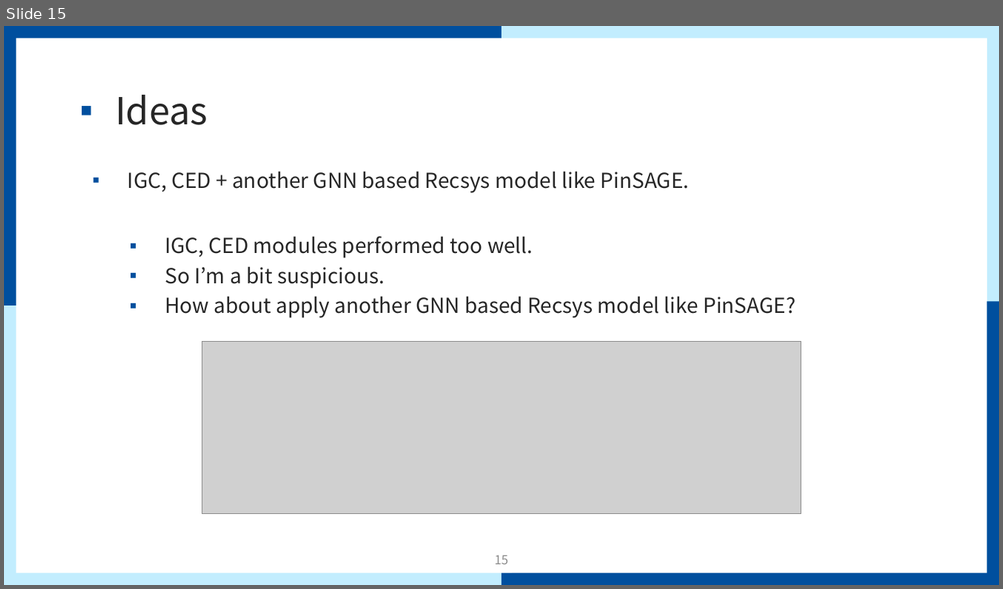
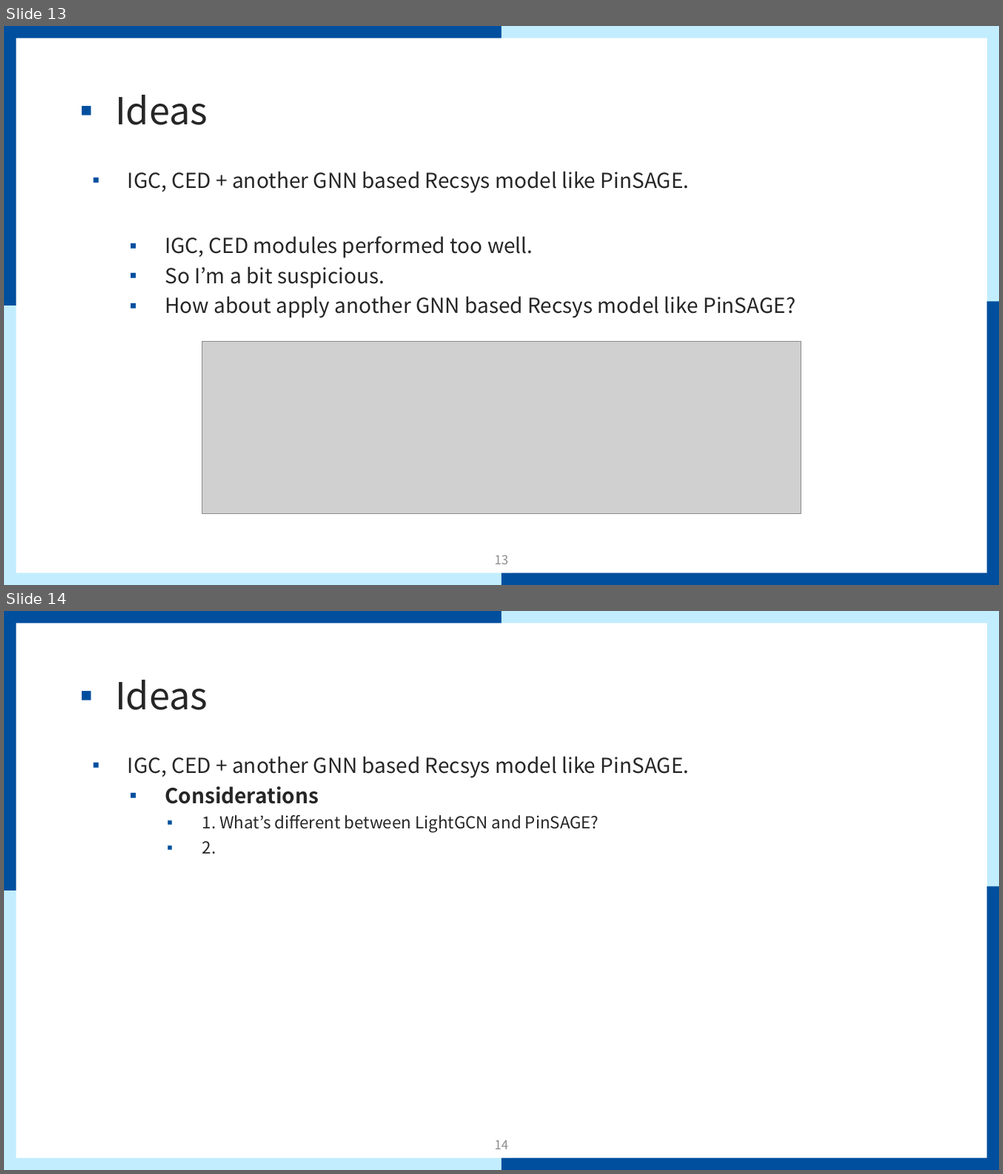
Before and after one commit to mmvv11/GraduateStudies, a slide deck: papers/papersForKCC/논문 관련 조사 및 아이디어.pptx. Shown one above the other, each under a label of ours: slide 15 before the commit, slides 13 and 14 after it. The pictures are 1003x589 and 1003x1174 pixels, drawn with LibreOffice and Linux fonts; fonts in the diff are those of the drawing; grey boxes stand for pictures; background and template pictures are left out. Boxes give left, top, right and bottom in pixels: in the first picture for what was removed or moved away, otherwise in the second. Text is boxed around its words. In the diff, an @@ line names an element or a change of style, - is before the commit and + after.

```diff
--- a/papers/papersForKCC/논문 관련 조사 및 아이디어.pptx
+++ b/papers/papersForKCC/논문 관련 조사 및 아이디어.pptx
@@ slide 14 added at [4,611,999,1170], background #FFFFFF; not listed: 9 template elements that a slide beside it also shows @@
@@ title added at [115,680,208,710], 36 pt, text #262626 @@
+▪ Ideas
@@ text added at [128,756,689,854], 20 pt, text #262626 @@
+▪ IGC, CED + another GNN based Recsys model like PinSAGE.
+  ▪ Considerations
+    ▪ 1. What’s different between LightGCN and PinSAGE?
+    ▪ 2.
@@ page number added at [495,1141,509,1150], 12 pt, text #8C8C8C @@
+14
@@ what was slide 15 is now slide 13 @@
@@ page number at [495,555,509,565]: text changed @@
-15
+13
```
Also in this commit, not shown: 5 slides changed, 6 slides removed.
